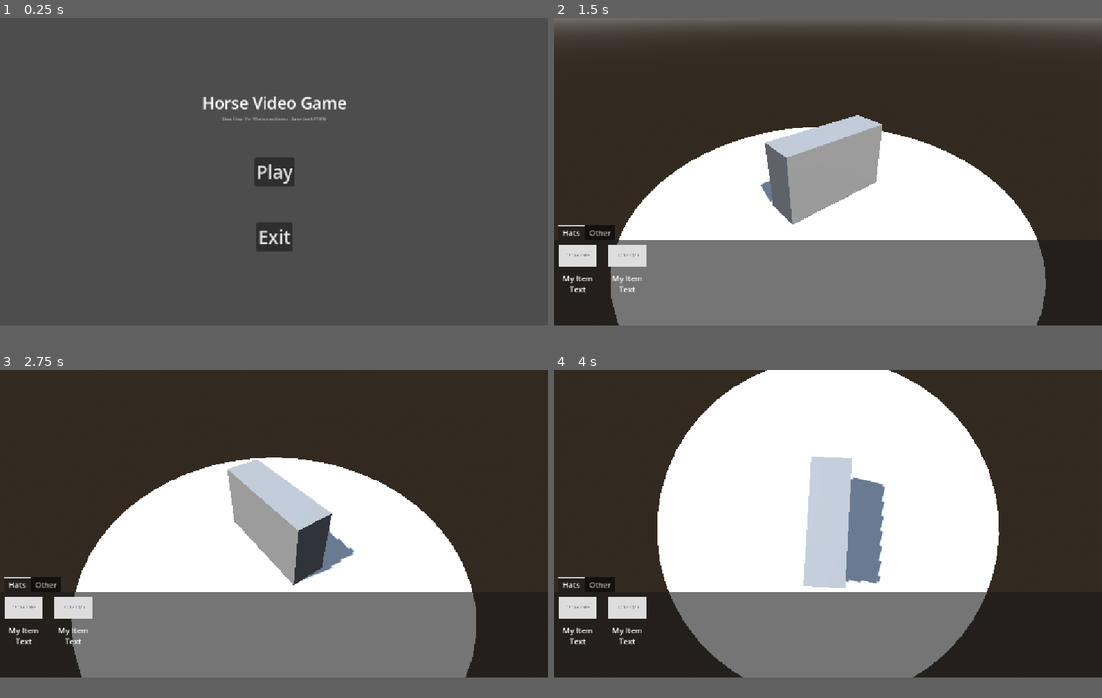
Above: before the commit, frames 1-4 (two rows, left to right).
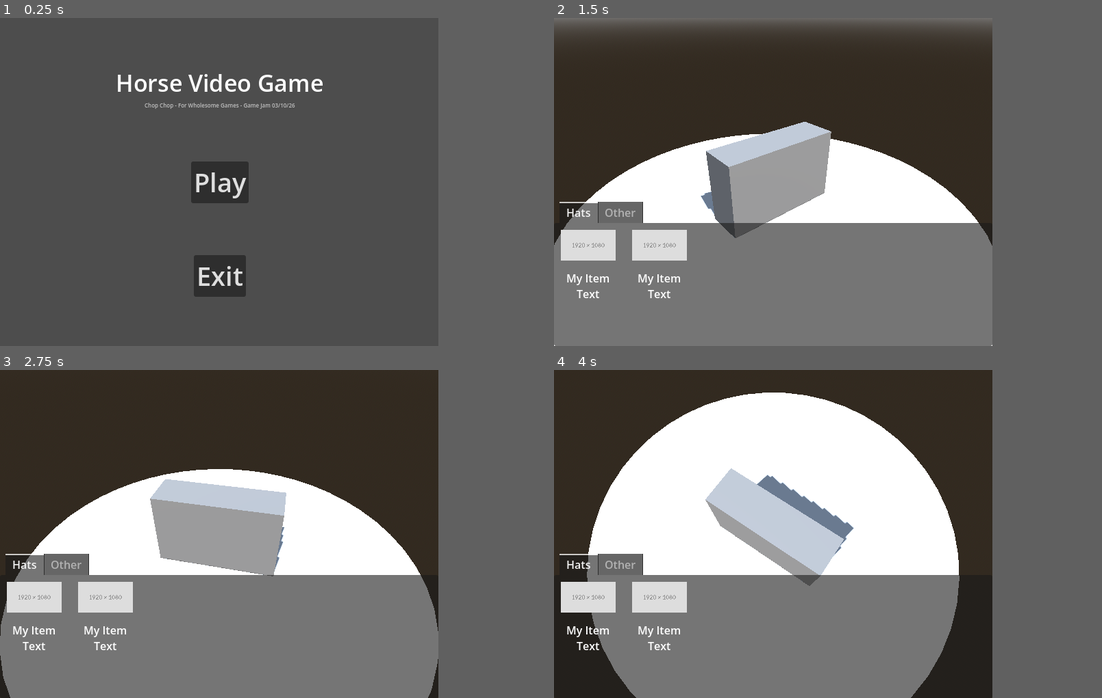
Above: after the commit, the same moments.

Repository: lukewhitingdev/gamejam-Bradys-Day-Out
Game: Godot game, scene res://Maps/MainMenuMap.tscn
Two runs of this game, one before a commit and one after it. Both use one fixed random seed, a clock stepped at 60 frames per second and the inputs below. The engine's default icon, where the game draws it, is replaced by a stand-in: a white triangle on a blue panel in a dark square.
Inputs (mouse positions are in pixels of both pictures, inside the frame that each line leads up to):
- Up to frame 1 (0.25 s): no input
- Up to frame 2 (1.5 s): click "Play" at 0.5 s; tap Enter at 1.25 s; move the mouse to (948, 155) at 1.27 s; hold Right mouse button (Right_Click) from 1.28 s (still down)
- Up to frame 3 (2.75 s): tap Space at 2 s; move the mouse to (246, 524) at 2.02 s; release Right mouse button (Right_Click) at 2.03 s; right-click (246, 524) at 2.1 s
- Up to frame 4 (4 s): tap Enter at 2.75 s; move the mouse to (882, 455) at 2.77 s; hold Right mouse button (Right_Click) 2.78-3.53 s; tap Space at 3.5 s; move the mouse to (822, 527) at 3.52 s; right-click (822, 527) at 3.6 s
In our replay, the window is 800x450 before the commit and 640x480 after it. These sizes can differ from the game's own. Grey fills any space a smaller window leaves; there, only what the larger window draws over its background counts as a difference.

The runs differ from the first frame. In frame 1, 5.1% of the frame differs, in the area x 21-64%, y 17-85%; in frame 2, 23%; in frame 3, 25%; in frame 4, 32%, in the area x 0-82%, y 0-100%.

Commit message:
added horse
horse

Diff:
--- /dev/null
+++ b/app/chopchop/Materials/horsemat.tres
@@ -0,0 +1,3 @@
+[gd_resource type="StandardMaterial3D" format=3 uid="uid://ccu0hmp6f6vcg"]
+
+[resource]
--- a/app/chopchop/project.godot
+++ b/app/chopchop/project.godot
@@ -17,6 +17,8 @@
 
 [display]
 
+window/size/viewport_width=640
+window/size/viewport_height=480
 window/stretch/mode="canvas_items"
 window/stretch/aspect="expand"
 
Binary file added: app/chopchop/Materials/horse_openPBR_shader1_BaseColor_sRGB.png
Not shown, added: app/chopchop/Materials/horse_openPBR_shader1_BaseColor_sRGB.png.import
Binary file added: app/chopchop/horse.fbx
Not shown, added: app/chopchop/horse.fbx.import
